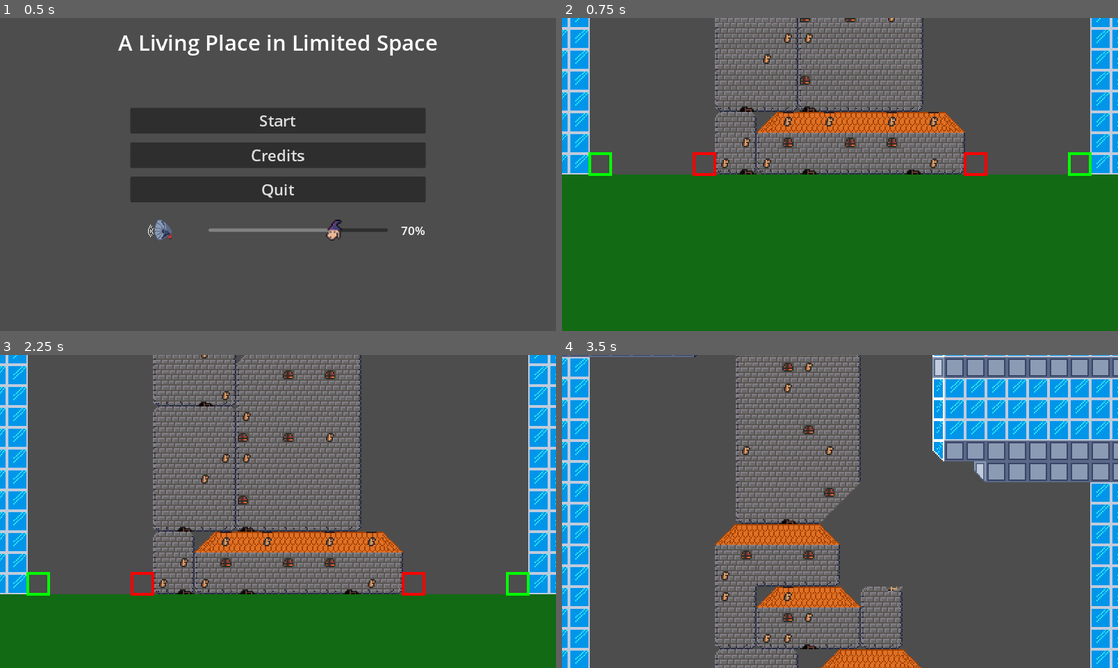
Above: before the commit, frames 1-4 (two rows, left to right).
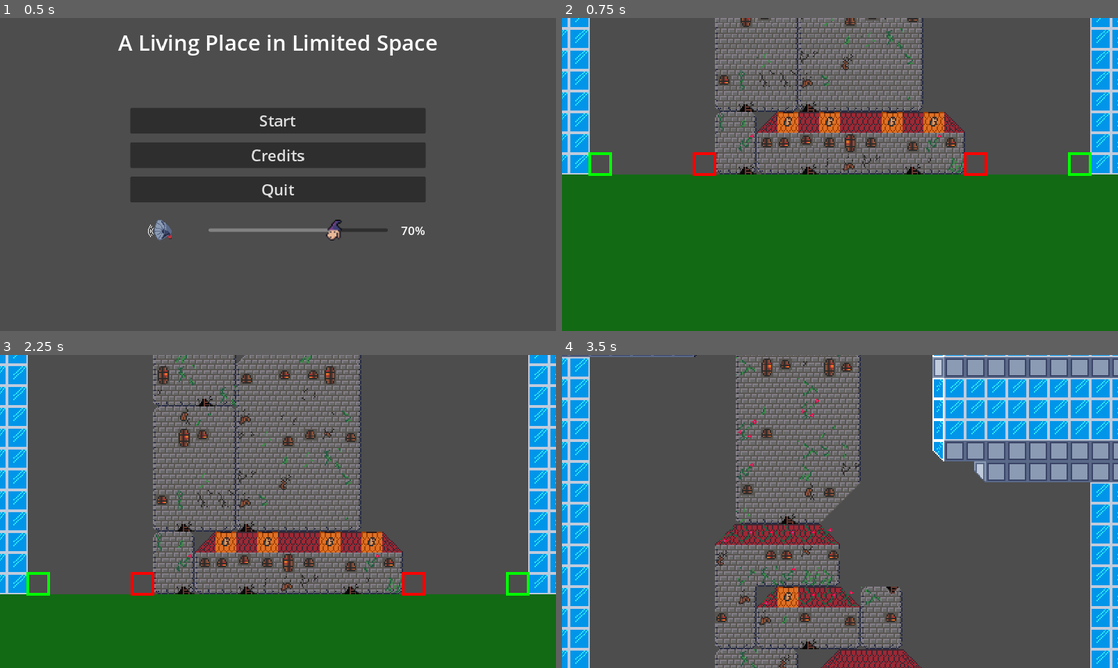
Above: after the commit, the same moments.

Repository: panorb/ludum-dare-54
Game: Godot game, scene res://world.tscn
The game is run twice, just before and just after one commit, with the same random seed, the same clock (stepped at 60 frames per second) and the same inputs.
Inputs (mouse positions are in pixels of both pictures, inside the frame that each line leads up to):
- Up to frame 1 (0.5 s): no input
- Up to frame 2 (0.75 s): click "Start" at 0.5 s
- Up to frame 3 (2.25 s): tap Enter (close_letter) at 1.25 s; move the mouse to (400, 495) at 1.27 s; hold S (camera_down) 1.28-2 s; click (400, 495) at 1.42 s; tap Space at 2 s; drag from (166, 527) to (250, 574) at 2.02 s
- Up to frame 4 (3.5 s): move the mouse to (895, 442) at 2.77 s; tap Mouse wheel down (camera_wheel_down) at 2.85 s; click (895, 442) at 2.92 s

Frame 1 is identical in both runs. In frame 2, 2.9% of the frame differs, in the area x 28-73%, y 0-50%; in frame 3, 3.9%; in frame 4, 5.1%, in the area x 27-65%, y 0-100%.

Commit message:
Fix slopes

Diff:
--- a/godot/building/building.gd
+++ b/godot/building/building.gd
@@ -3,7 +3,6 @@
 @export var floor_height = 3
 
 @export var min_width : int = 2
-@export var max_width : int = 10
 @export var floor_width_distribution = [0, 0, 0.1, 0.25, 0.4, 0.55, 0.7, 0.8, 0.9, 0.96, 1]
 @export var floor_number_distribution = [0, 0.3, 0.4, 1]
 @export var border_probability = 0.8
@@ -13,12 +12,11 @@
 
 @export var roof_probability = 0.4
 @export var border_window_probability = 0.2
-@export var hole_probability = 0.1
 @export var trap_door_probability = 0.25
 
 @export var window_probability = 0.4
-@export var decoration_probability = 0.3
-
+@export var hole_probability = 0.2
+@export var plant_probability = 0.25
 
 
 var grid = []
@@ -72,9 +70,9 @@
 			if is_right_border:
 				for i in shrink_size:
 					for j in shrink_size - i:
-						grid[i][min(-offset+upper_width, max_width)-1-j].unset_brick()
+						grid[i][min(abs(offset)+upper_width, max_width)-1-j].unset_brick()
 						if i+j == shrink_size - 1:
-							grid[i][min(-offset+upper_width, max_width)-1-j].set_slope(2)
+							grid[i][min(abs(offset)+upper_width, max_width)-1-j].set_slope(2)
 		if shrink_size < 0:
 			if is_left_border:
 				for i in -shrink_size:
@@ -85,13 +83,12 @@
 			if is_right_border:
 				for i in -shrink_size:
 					for j in -shrink_size - i:
-						grid[floor_height*floor_number-1-i][min(-offset+upper_width, max_width)-1-j].unset_brick()
+						grid[floor_height*floor_number-1-i][min(abs(offset)+upper_width, max_width)-1-j].unset_brick()
 						if i+j == -shrink_size - 1:
-							grid[floor_height*floor_number-1-i][min(-offset+upper_width, max_width)-1-j].set_slope(4)
+							grid[floor_height*floor_number-1-i][min(abs(offset)+upper_width, max_width)-1-j].set_slope(4)
 
 	update_edges()
 
-	generate_windows()
 	generate_trap_doors()
 	generate_decorations()
 
@@ -180,56 +177,29 @@
 
 func generate_decorations() -> void:
 	if is_left_border and is_right_border:
+		var roof_number = randi_range(1, 4)
 		for j in size.x:
 			if not grid[0][j].is_empty or grid[0][j].slope:
-				grid[0][j].set_decoration(3)
+				grid[0][j].set_roof(roof_number)
 
 	for i in size.y:
 		for j in size.x:
-			if grid[i][j].decoration:
+			if grid[i][j].is_decorated:
+				continue
+			if grid[i][j].is_empty:
 				continue
 			if allows_window(i, j) and randf() < window_probability:
-				grid[i][j].set_decoration(1)
-			if allows_hole(i, j) and randf() < hole_probability:
-				grid[i][j].set_decoration(2)
-			if allows_decoration(i, j) and randf() < decoration_probability:
-				grid[i][j].set_decoration(10+randi_range(0, 26))
-
-func allows_decoration(i, j) -> bool:
-	if grid[i][j].is_empty:
-		return false
-
-	return true
+				grid[i][j].set_window(randi_range(1, 9))
+			if randf() < hole_probability:
+				grid[i][j].set_hole(randi_range(1,12))
+			if randf() < plant_probability:
+				grid[i][j].set_plant(randi_range(1, 14))
 
 func allows_window(i, j) -> bool:
-	if grid[i][j].is_empty:
-		return false
 	if i%floor_height != 1:
 		return false
-	if grid[i][j].left_right_edge:
-		return false
 
 	return true
-
-func allows_hole(i, j) -> bool:
-	if grid[i][j].is_decorated or grid[i][j].is_empty:
-		return false
-	return true
-
-func generate_windows() -> void:
-	if not is_left_border and not is_right_border:
-		return
-
-	var j = 0
-	if is_right_border:
-		j = size.x - 1
-
-	for i in size.y:
-		if grid[i][j].decoration or grid[i][j].is_empty:
-			continue
-		if i%floor_height == 1:
-			if randf() < border_window_probability:
-				grid[i][j].set_window()
 
 func generate_trap_doors() -> void:
 	for j in size.x:
--- a/godot/building/building_tile.gd
+++ b/godot/building/building_tile.gd
@@ -3,14 +3,16 @@
 var is_empty = true
 var is_top = false
 var is_bottom = false
-var is_window = false
 var is_trap_door = false
+var window = false
+var roof = 0
+var hole = 0
+var plant = 0
 var is_door
 var slope = 0
 var left_right_edge = 0
 var tile = Vector2i(-1, -1)
 var tile_decoration = Vector2i(-1, -1)
-var decoration = 0
 var is_decorated = false
 
 func set_brick():
@@ -43,8 +45,8 @@
 	is_bottom = true
 	update_tile()
 
-func set_window() -> void:
-	is_window = true
+func set_window(number) -> void:
+	window = number
 	is_decorated = true
 	update_tile()
 
@@ -53,13 +55,21 @@
 	is_decorated = true
 	update_tile()
 
-func set_decoration(number) -> void:
-	decoration = number
-	if number:
-		is_decorated = true
-	# 1 = window
-	# 2 = hole
-	# 3 = roof
+func set_roof(number) -> void:
+	roof = number
+	is_decorated = true
+	update_tile()
+
+
+func set_hole(number) -> void:
+	hole = number
+	is_decorated = true
+	update_tile()
+
+
+func set_plant(number) -> void:
+	plant = number
+	is_decorated = true
 	update_tile()
 
 func update_tile():
@@ -97,32 +107,57 @@
 			elif self.slope == 4:
 				tile = Vector2i(6, 3)
 
-	if decoration:
-		if decoration == 1:
-			tile_decoration = Vector2i(1, 2)
-		if decoration == 2:
-			tile_decoration = Vector2i(3, 5)
-		if decoration == 3:
+	if roof:
+		if roof == 1:
 			if not is_empty:
 				tile_decoration = Vector2i(1, 0)
 			elif slope == 1:
 				tile_decoration = Vector2i(0, 0)
 			else:
 				tile_decoration = Vector2i(2, 0)
-		if decoration >= 10:
-			tile_decoration = Vector2i(6+(decoration-10)/7, 7+(decoration-10)%7)
+		if roof == 2:
+			if not is_empty:
+				tile_decoration = Vector2i(7, 4)
+			elif slope == 1:
+				tile_decoration = Vector2i(6, 4)
+			else:
+				tile_decoration = Vector2i(8, 4)
+		if roof == 3:
+			if not is_empty:
+				tile_decoration = Vector2i(7, 5)
+			elif slope == 1:
+				tile_decoration = Vector2i(6, 5)
+			else:
+				tile_decoration = Vector2i(8, 5)
+		if roof == 4:
+			if not is_empty:
+				tile_decoration = Vector2i(7, 6)
+			elif slope == 1:
+				tile_decoration = Vector2i(6, 6)
+			else:
+				tile_decoration = Vector2i(8, 6)
 
-	if is_window:
-		if left_right_edge == 1:
-			tile_decoration = Vector2i(0, 2)
-		elif left_right_edge == 2:
-			tile_decoration = Vector2i(2, 2)
+	if hole:
+		tile_decoration = Vector2i(6+(hole-1)/3, 7+(hole-1)%3)
+
+	if plant:
+		tile_decoration = Vector2i(6+(plant-1)/4, 10+(plant-1)%4)
+
+	if window:
+		tile_decoration = Vector2i(3+(window-1)/3, 9+(window-1)%3)
 
 	if is_trap_door:
 		if is_top:
-			if decoration == 3:
-				tile_decoration = Vector2i(3, 3)
+			if roof:
+				if roof == 1:
+					tile_decoration = Vector2i(3, 3)
+				if roof == 2:
+					tile_decoration = Vector2i(3, 3)
+				if roof == 3:
+					tile_decoration = Vector2i(3, 3)
+				if roof == 4:
+					tile_decoration = Vector2i(3, 3)
 			else:
-				tile_decoration = Vector2i(4, 4)
+				tile_decoration = Vector2i(3, 8)
 		elif is_bottom:
-			tile_decoration = Vector2i(3, 4)
+			tile_decoration = Vector2i(3, 7)
--- a/godot/tower/building.gd
+++ b/godot/tower/building.gd
@@ -61,7 +61,6 @@
 					tbuilding.set_non_empty(Vector2i(x, y))
 			tbuilding.set_needs_suppot(Vector2i(x, y), building.grid[y][x].is_bottom)
 			tbuilding.set_supports(Vector2i(x, y), building.grid[y][x].is_top)
-			tbuilding.set_window_property(Vector2i(x, y), building.grid[y][x].is_window)
 			#tbuilding.set_door(Vector2i(x, y), building.grid[y][x].is_door)
 
 	for y in range(building.size.y):
--- a/godot/tower/tower-tileset.tres
+++ b/godot/tower/tower-tileset.tres
@@ -88,6 +88,60 @@
 3:4/0 = 0
 4:4/0 = 0
 3:5/0 = 0
+2:3/0 = 0
+6:4/0 = 0
+7:4/0 = 0
+8:4/0 = 0
+5:5/0 = 0
+6:5/0 = 0
+7:5/0 = 0
+8:5/0 = 0
+6:6/0 = 0
+7:6/0 = 0
+8:6/0 = 0
+3:7/0 = 0
+4:7/0 = 0
+5:7/0 = 0
+6:7/0 = 0
+7:7/0 = 0
+8:7/0 = 0
+9:7/0 = 0
+3:8/0 = 0
+4:8/0 = 0
+5:8/0 = 0
+6:8/0 = 0
+7:8/0 = 0
+8:8/0 = 0
+9:8/0 = 0
+3:9/0 = 0
+4:9/0 = 0
+5:9/0 = 0
+6:9/0 = 0
+7:9/0 = 0
+8:9/0 = 0
+9:9/0 = 0
+3:10/0 = 0
+4:10/0 = 0
+5:10/0 = 0
+6:10/0 = 0
+7:10/0 = 0
+8:10/0 = 0
+9:10/0 = 0
+3:11/0 = 0
+4:11/0 = 0
+5:11/0 = 0
+6:11/0 = 0
+7:11/0 = 0
+8:11/0 = 0
+9:11/0 = 0
+3:12/0 = 0
+6:12/0 = 0
+7:12/0 = 0
+8:12/0 = 0
+3:13/0 = 0
+6:13/0 = 0
+7:13/0 = 0
+8:13/0 = 0
 
 [resource]
 sources/0 = SubResource("TileSetAtlasSource_pgu1h")
